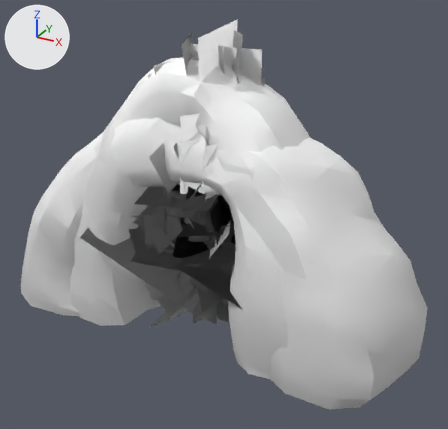
The glTF model godot/assets/models/land_trees.glb as it was, and as the next commit left it.
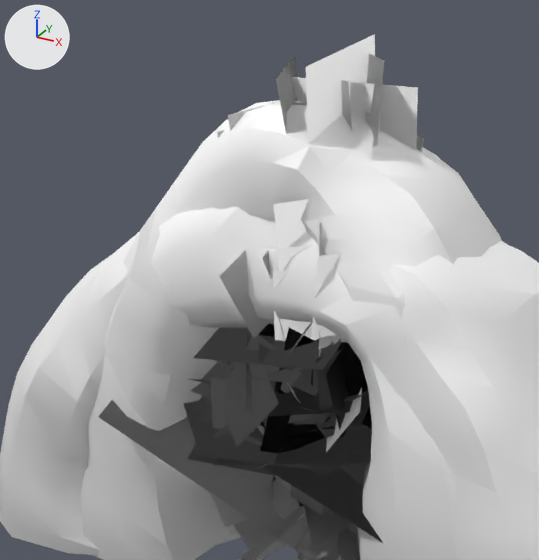
Old and new are each drawn whole from a camera (50 mm lens) standing at (21.3, -36.3, 25.1) and looking at (1.5, -0.3, 7.1) and again close up on the part from 5% to 74% of the width and 0% to 74% of the height. The lights are fixed; the arrows at upper left show +X, +Y and +Z. The older version's two pictures come first. Vertices at exactly the same position are counted once.

Names of what the first close-up shows: 'acacia_1', 'arch_a', 'arch_b', 'fir_0', 'fir_0l', 'fir_1', 'oak_0', 'oak_0l', 'oak_1', 'pine_0', 'pine_0l', 'pine_1' and 4 more.
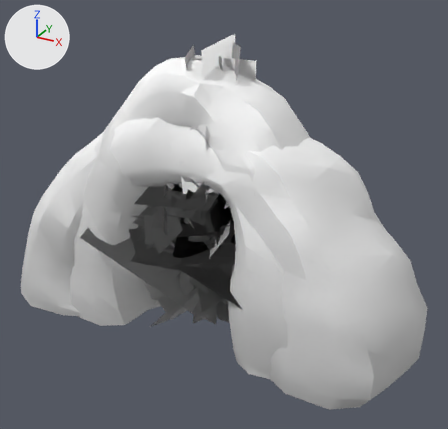
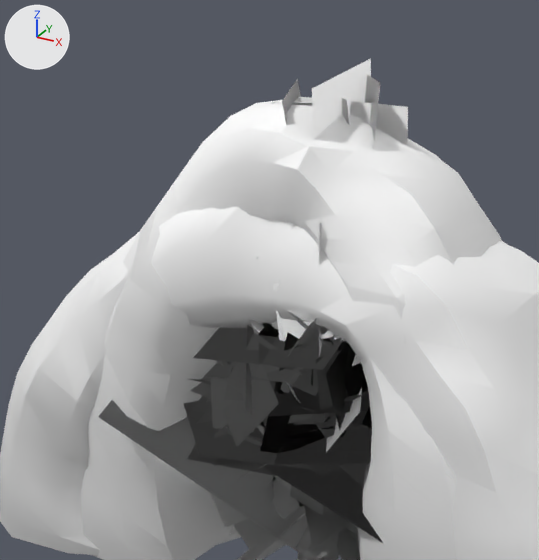
The change in detail:
me_pine_0 is used by ob_pine_0; location (0.0, 0.0, 0.0).
me_pine_0 had 861 vertices, 1086 faces and spanned x -4.8..6.0, y -5.2..5.2, z 0.0..16.9.
me_pine_0 now has 1017 vertices, 1204 faces and spans x -3.6..5.1, y -4.1..4.3, z 0.0..16.2.
me_pine_0 part 1: the loose piece of 4 vertices spanning x 1.5..4.0, y -3.5..-0.4, z 9.3..12.2 is rebuilt with 4 vertices and now spans x 1.9..3.9, y -3.3..-0.5, z 10.2..12.9.
me_pine_0 part 2: 45 loose pieces with 210 vertices, spanning x -4.8..5.5, y -5.2..5.2, z 9.3..16.9, are deleted.
me_pine_0 part 3: 8 vertices moved within x 0.5..0.8, y 0.2..0.3, z 6.8..9.8; 354 vertices removed from x -4.4..6.0, y -3.6..3.8, z 6.8..16.3; 720 vertices added at x -3.6..4.7, y -4.1..4.3, z 7.3..16.2.
Other edits to the shape of me_pine_0 do not show in these pictures.
me_pine_0l is used by ob_pine_0l; location (0.0, 0.0, 0.0).
me_pine_0l had 366 vertices, 518 faces and spanned x -4.2..4.8, y -4.5..4.5, z 0.0..17.2.
me_pine_0l now has 438 vertices, 554 faces and spans x -4.9..5.5, y -3.9..4.8, z 0.0..17.1.
me_pine_0l part 4: the loose piece of 4 vertices spanning x -0.3..3.4, y -4.1..-1.5, z 9.2..12.6 is rebuilt with 4 vertices and now spans x -0.1..3.1, y -3.9..-1.6, z 9.2..12.2.
me_pine_0l part 5: 18 vertices moved from x -2.0..1.6, y -0.7..2.5, z 7.6..12.8 to x -3.0..1.6, y -0.3..1.5, z 7.3..12.9; 157 vertices removed from x -4.2..4.8, y -4.5..4.2, z 6.8..17.2; 229 vertices added at x -4.9..5.5, y -3.8..4.8, z 6.9..16.2.
Other edits to the shape of me_pine_0l do not show in these pictures.
me_pine_1 is used by ob_pine_1; location (0.0, 0.0, 0.0).
me_pine_1 had 178 vertices, 209 faces and spanned x -2.6..4.0, y -3.7..4.1, z 0.0..20.3.
me_pine_1 now has 178 vertices, 209 faces and spans x -2.3..3.5, y -3.2..3.8, z 0.0..19.4.
me_pine_1 part 6: 52 of 178 vertices moved; they spanned x -2.6..4.0, y -3.7..4.1, z 10.5..20.3 and now span x -2.3..3.5, y -3.2..3.8, z 10.5..19.4; mean shift (0.0, 0.0, -0.4); largest move (-0.8, 3.4, 17.5) -> (-0.8, 3.0, 16.6).

Where the change shows, as pixel boxes [x1, y1, x2, y2] in the close-ups (539 x 560 px; the box of a moved part takes in the faces that stretch with it):
'pine_1', reshaped
    before: [217, 34, 424, 158]
    after: [282, 58, 408, 149]
'pine_0l', reshaped (mostly hidden afterwards)
    before: [273, 199, 341, 341]
    after: [256, 257, 362, 366]
'pine_0', reshaped
    before: [219, 247, 347, 349]
    after: [248, 223, 346, 347]
part 1 of me_pine_0, rebuilt (not visible afterwards)
    before: [318, 335, 347, 349]
part 2 of me_pine_0, deleted
    before: [219, 247, 277, 338]
part 3 of me_pine_0, built on (mostly hidden)
    after: [248, 223, 346, 347]
part 4 of me_pine_0l, rebuilt (not visible afterwards)
    before: [273, 270, 319, 341]
part 5 of me_pine_0l, moved or reshaped (mostly hidden afterwards)
    before: [273, 199, 340, 339]
    after: [299, 325, 362, 366]
